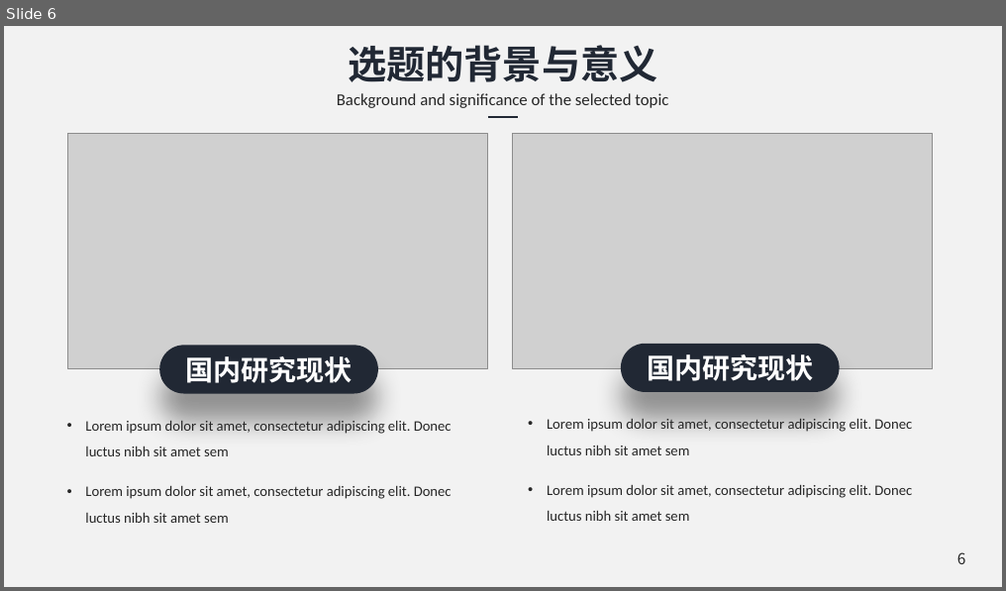
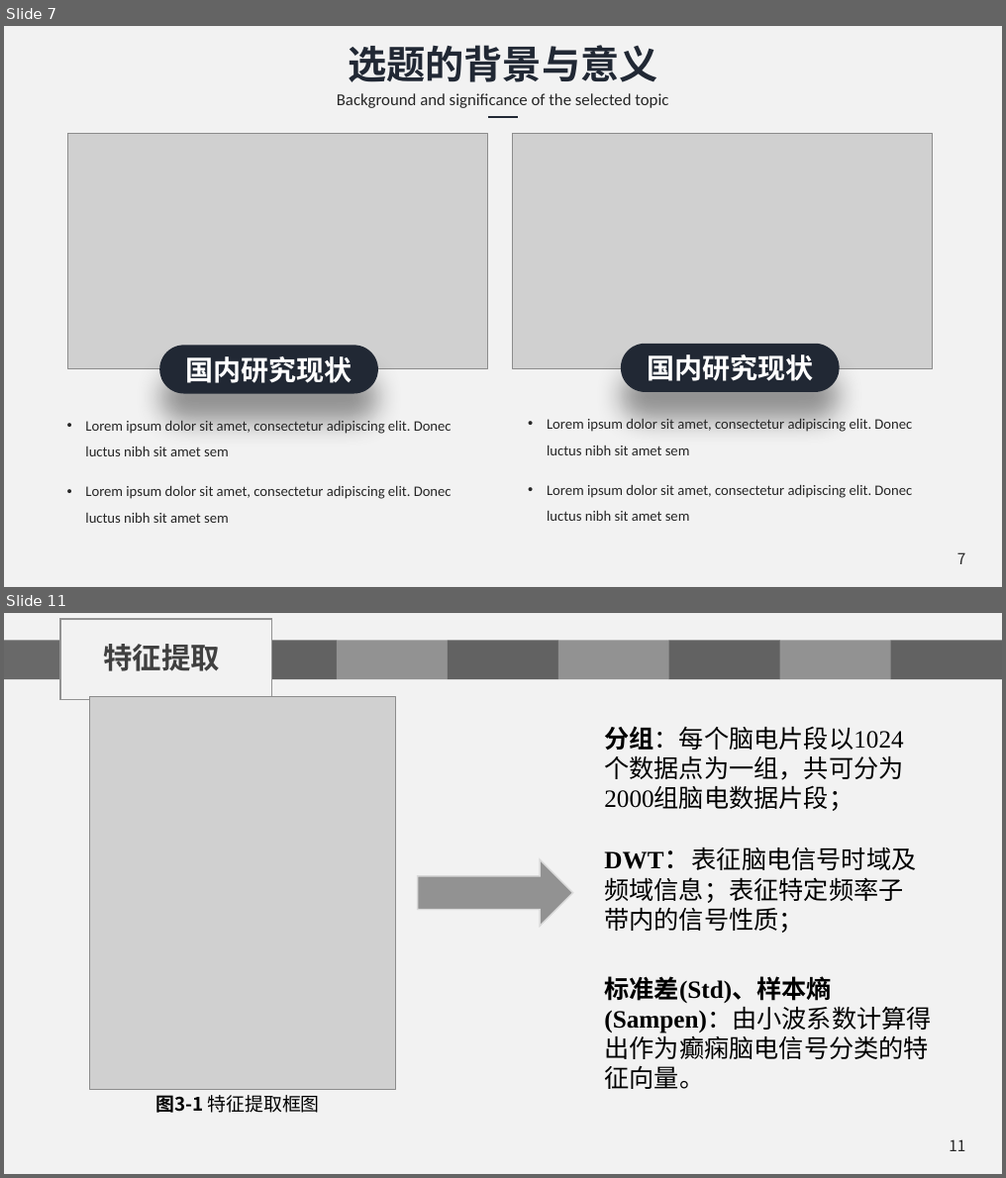
Before and after one commit to chenshuaihua/Graduate, a slide deck: 毕设文件/陈帅华-2016014016-自实1601-中期答辩.pptx. Shown one above the other, each under a label of ours: slide 6 before the commit, slides 7 and 11 after it; the slides between them are not shown. The pictures are 1006x591 and 1006x1178 pixels, drawn with LibreOffice and Linux fonts; fonts in the diff are those of the drawing; grey boxes stand for pictures; background and template pictures are left out. Boxes give left, top, right and bottom in pixels: in the first picture for what was removed or moved away, otherwise in the second. Text is boxed around its words. In the diff, an @@ line names an element or a change of style, - is before the commit and + after.

Commit message:
更改了癫痫脑电小波系数.png的错误，完善了中期答辩ppt

```diff
--- a/毕设文件/陈帅华-2016014016-自实1601-中期答辩.pptx
+++ b/毕设文件/陈帅华-2016014016-自实1601-中期答辩.pptx
@@ slide 11 added at (4,613,1002,1174), background #F2F2F2 @@
@@ rectangle added at (60,619,272,700), outline #929292 1 pt @@
@@ group added at (4,640,1002,679): 8 rectangles @@
@@ text added at (103,644,220,671), 21 pt, text #404040, bold @@
+特征提取
@@ picture added at (90,697,396,1090) @@
@@ text added at (604,726,903,811), 18 pt, text #000000 @@
+分组：每个脑电片段以1024个数据点为一组，共可分为2000组脑电数据片段；
@@ text added at (604,847,917,933), 18 pt, text #000000 @@
+DWT：表征脑电信号时域及频域信息；表征特定频率子带内的信号性质；
@@ right arrow added at (417,860,573,927), fill #929292, outline #D9D9D9 1 pt @@
@@ text added at (604,976,931,1089), 18 pt, text #000000 @@
+标准差(Std)、样本熵(Sampen)：由小波系数计算得出作为癫痫脑电信号分类的特征向量。
@@ text added at (156,1095,320,1113), 13.5 pt, text #000000 @@
+图3-1 特征提取框图
@@ page number added at (948,1140,965,1152), 11 pt, text #262626 @@
+11
@@ what was slide 6 is now slide 7 @@
@@ page number at (957,553,966,565): text changed @@
-6
+7
```
Also in this commit, not shown: 7 slides changed, 13 other slides added, 5 slides removed, 1 other file.
